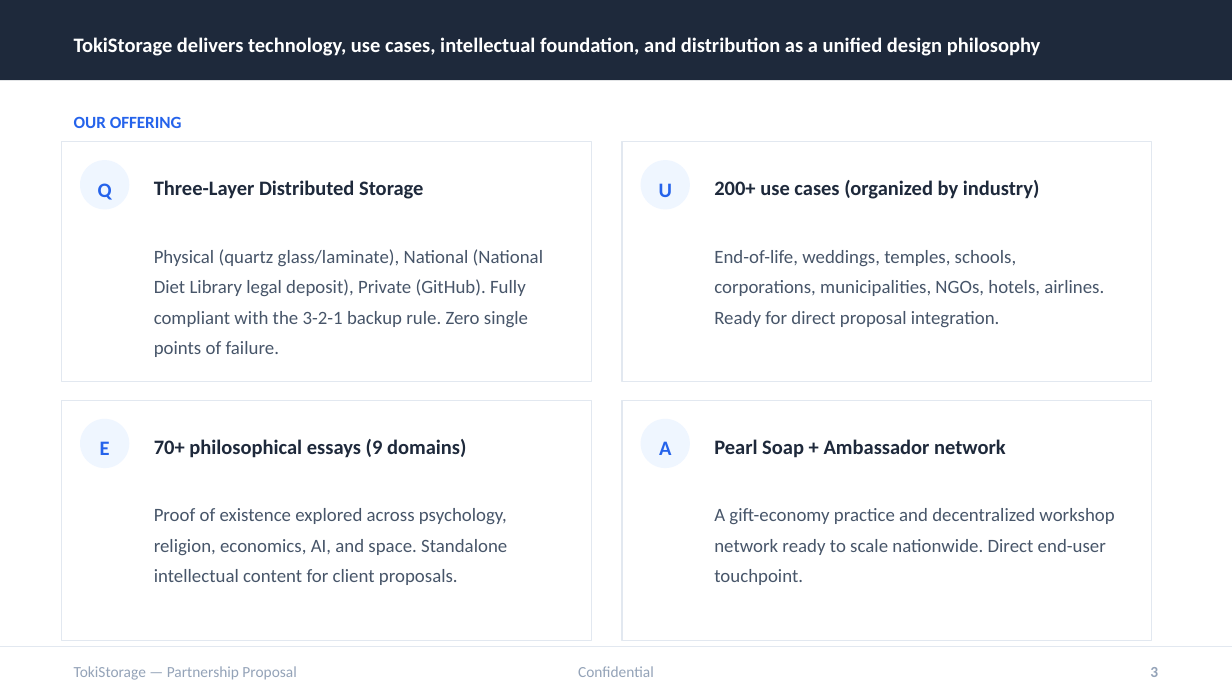
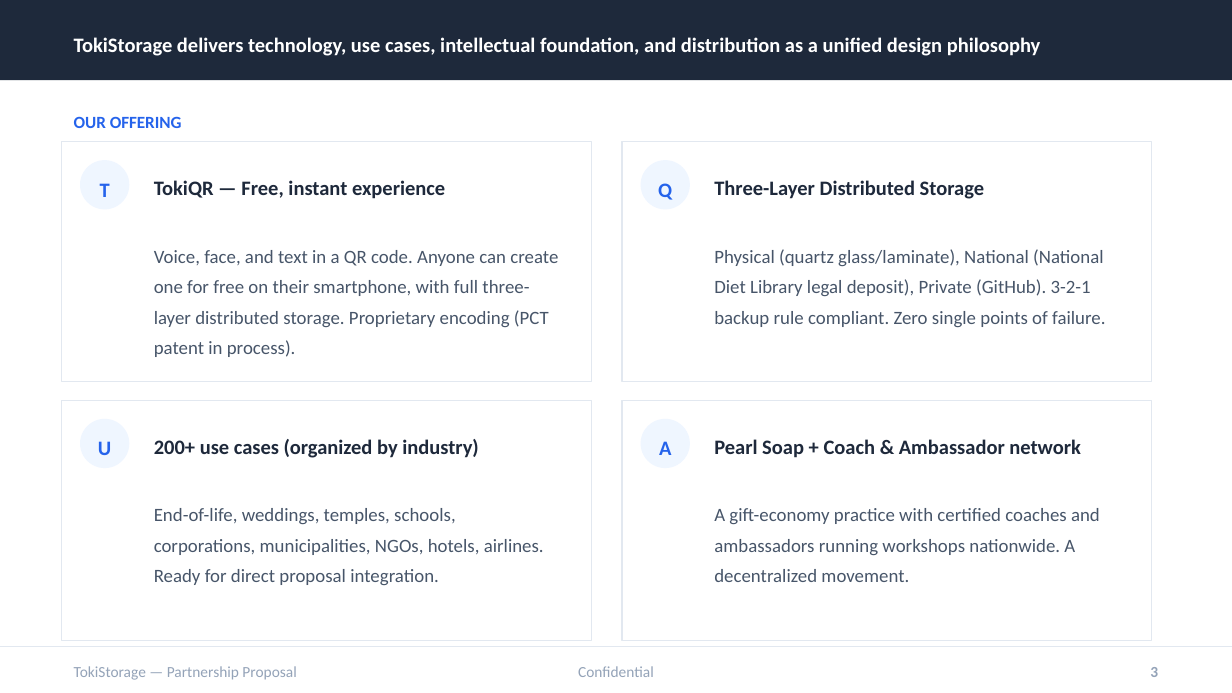
Before and after one commit to tokistorage/lp, a slide deck: slide 3 of tokistorage-partnership-deck-en.pptx. Drawn at 1232x693 pixels with LibreOffice and Linux fonts; fonts in the diff are those of the drawing. Boxes give left, top, right and bottom in pixels: in the first picture for what was removed or moved away, otherwise in the second. Text is boxed around its words. In the diff, an @@ line names an element or a change of style, - is before the commit and + after.

```diff
--- a/tokistorage-partnership-deck-en.pptx
+++ b/tokistorage-partnership-deck-en.pptx
@@ text at bbox=[100, 183, 110, 197]: text changed @@
-Q
+T
@@ text at bbox=[154, 180, 445, 199]: text changed @@
-Three-Layer Distributed Storage
+TokiQR — Free, instant experience
@@ text at bbox=[658, 183, 672, 200]: text changed @@
-U
+Q
@@ text at bbox=[714, 180, 984, 199]: text changed @@
-200+ use cases (organized by industry)
+Three-Layer Distributed Storage
@@ text at bbox=[154, 250, 558, 357]: text changed @@
-Physical (quartz glass/laminate), National (National Diet Library legal deposit), Private (GitHub). Fully compliant with the 3-2-1 backup rule. Zero single points of failure.
+Voice, face, and text in a QR code. Anyone can create one for free on their smartphone, with full three-layer distributed storage. Proprietary encoding (PCT patent in process).
@@ text at bbox=[714, 249, 1105, 327]: text changed @@
-End-of-life, weddings, temples, schools, corporations, municipalities, NGOs, hotels, airlines. Ready for direct proposal integration.
+Physical (quartz glass/laminate), National (National Diet Library legal deposit), Private (GitHub). 3-2-1 backup rule compliant. Zero single points of failure.
@@ text at bbox=[98, 441, 111, 455]: text changed @@
-E
+U
@@ text at bbox=[154, 439, 479, 458]: text changed @@
-70+ philosophical essays (9 domains)
+200+ use cases (organized by industry)
@@ text at bbox=[714, 439, 1081, 458]: text changed @@
-Pearl Soap + Ambassador network
+Pearl Soap + Coach & Ambassador network
@@ text at bbox=[154, 508, 544, 585]: text changed @@
-Proof of existence explored across psychology, religion, economics, AI, and space. Standalone intellectual content for client proposals.
+End-of-life, weddings, temples, schools, corporations, municipalities, NGOs, hotels, airlines. Ready for direct proposal integration.
@@ text at bbox=[714, 508, 1100, 582]: text changed @@
-A gift-economy practice and decentralized workshop network ready to scale nationwide. Direct end-user touchpoint.
+A gift-economy practice with certified coaches and ambassadors running workshops nationwide. A decentralized movement.
```
Also in this commit, not shown: 2 other slides changed, 6 other files.
